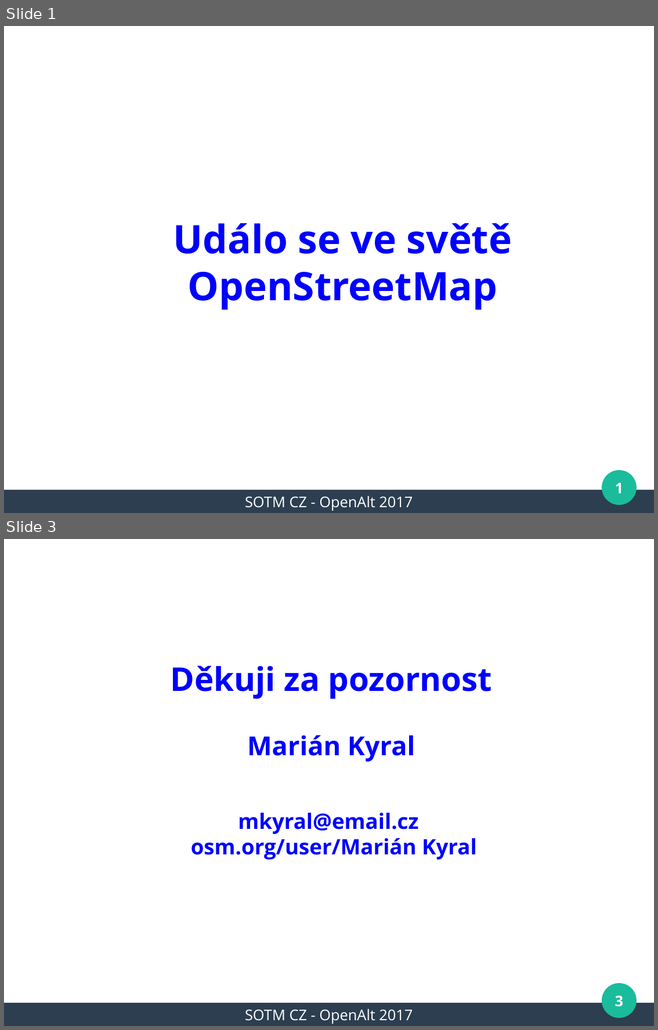
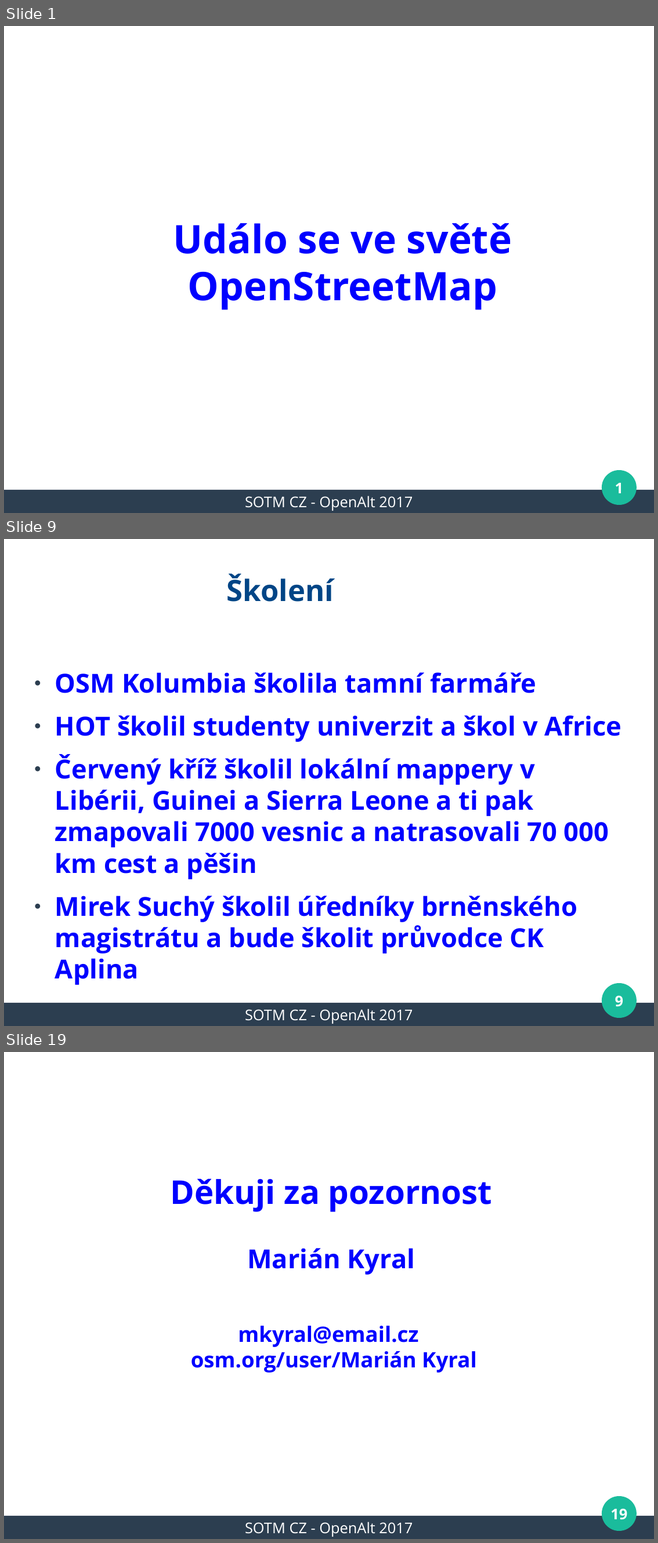
Before and after one commit to mkyral/osm, a slide deck: prezentace/SOTM_CZ_2017/mkyral_WeeklyOSM.odp. Shown one above the other, each under a label of ours: slides 1 and 3 before the commit, slides 1, 9 and 19 after it; the slides between them are not shown. The pictures are 658x1030 and 658x1543 pixels, drawn with LibreOffice and Linux fonts; fonts in the diff are those of the drawing; background and template pictures are left out. Boxes give left, top, right and bottom in pixels: in the first picture for what was removed or moved away, otherwise in the second. Text is boxed around its words. In the diff, an @@ line names an element or a change of style, - is before the commit and + after.

```diff
--- a/prezentace/SOTM_CZ_2017/mkyral_WeeklyOSM.odp
+++ b/prezentace/SOTM_CZ_2017/mkyral_WeeklyOSM.odp
@@ slide 9 added at bbox=[4, 539, 654, 1026], background #FFFFFF; not listed: 3 template elements that a slide beside it also shows @@
@@ title added at bbox=[227, 573, 333, 602], 36 pt, text #004586, bold @@
+Školení
@@ text added at bbox=[55, 672, 622, 985], 32 pt, text #0000FF, bold @@
+● OSM Kolumbia školila tamní farmáře
+● HOT školil studenty univerzit a škol v Africe
+● Červený kříž školil lokální mappery v Libérii, Guinei a Sierra Leone a ti pak zmapovali 7000 vesnic a natrasovali 70 000 km cest a pěšin
+● Mirek Suchý školil úředníky brněnského magistrátu a bude školit průvodce CK Aplina
@@ page number added at bbox=[615, 995, 623, 1007], 18 pt, text #FFFFFF, bold @@
+9
@@ text added at bbox=[245, 1009, 412, 1024], 18 pt, text #FFFFFF @@
+SOTM CZ - OpenAlt 2017
@@ what was slide 3 is now slide 19 @@
@@ page number at bbox=[610, 1508, 627, 1520]: text changed @@
-3
+19
```
Also in this commit, not shown: 1 slide changed, 15 other slides added.
